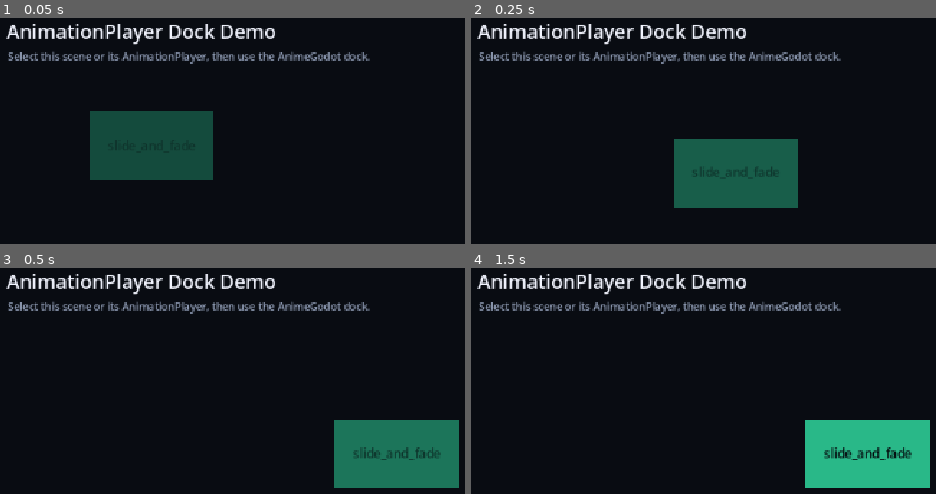
Above: before the commit, frames 1-4 (two rows, left to right).
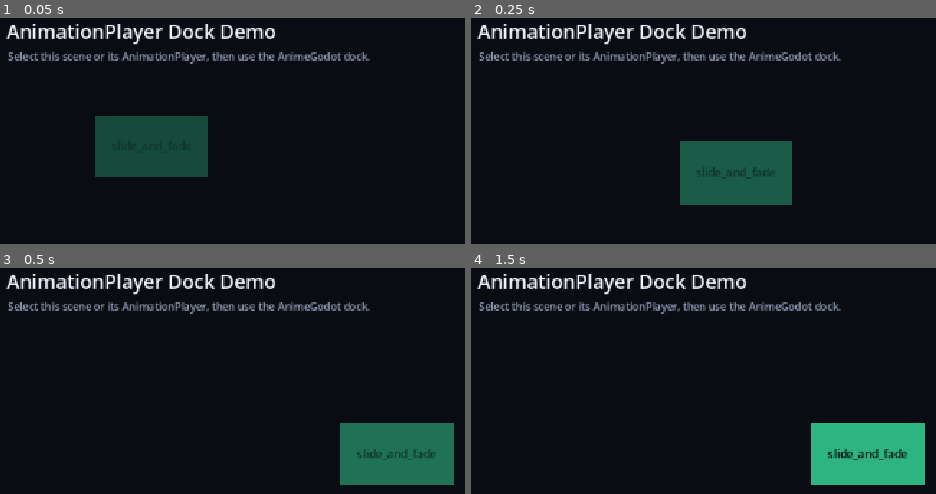
Above: after the commit, the same moments.

Repository: HanifNaOH/animegodot
Game: Godot game, scene res://examples/dock_demo/animation_dock_demo.tscn
Same seed, same stepped clock (60 frames per second), same inputs: the game is played once before the commit and once after it. This scene is started directly instead of the project's main scene.
Inputs (mouse positions are in pixels of both pictures, inside the frame that each line leads up to):
- Up to frame 1 (0.05 s): no input
- Up to frame 2 (0.25 s): no input
- Up to frame 3 (0.5 s): no input
- Up to frame 4 (1.5 s): tap Enter at 0.5 s; move the mouse to (outside the picture) at 0.52 s; hold Shift 0.53-1.25 s; click (outside the picture) at 0.67 s; drag from (684, 487) to (outside the picture) at 1.27 s

The runs differ from the first frame. In frame 1, 1.5% of the frame differs, in the area x 19-46%, y 41-72%; in frame 2, 1.4%; in frame 3, 1.6%; in frame 4, 1.9%, in the area x 71-99%, y 67-98%.

Commit message:
add better control for tracking tween progress

Diff:
--- /dev/null
+++ b/animegodot_bounce.tres
@@ -0,0 +1,28 @@
+[gd_resource type="Animation" format=3 uid="uid://b1pe2impy15uc"]
+
+[resource]
+resource_name = "bounce"
+tracks/0/type = "value"
+tracks/0/imported = false
+tracks/0/enabled = true
+tracks/0/path = NodePath("Target:position")
+tracks/0/interp = 1
+tracks/0/loop_wrap = true
+tracks/0/keys = {
+"times": PackedFloat32Array(0, 0.18, 0.38, 0.58, 0.78, 1),
+"transitions": PackedFloat32Array(1, 1, 1, 1, 1, 1),
+"update": 0,
+"values": [Vector2(320, 260), Vector2(320, 120), Vector2(320, 230), Vector2(320, 145), Vector2(320, 205), Vector2(320, 170)]
+}
+tracks/1/type = "value"
+tracks/1/imported = false
+tracks/1/enabled = true
+tracks/1/path = NodePath("Target:scale")
+tracks/1/interp = 1
+tracks/1/loop_wrap = true
+tracks/1/keys = {
+"times": PackedFloat32Array(0, 0.18, 0.38, 0.58, 0.78, 1),
+"transitions": PackedFloat32Array(1, 1, 1, 1, 1, 1),
+"update": 0,
+"values": [Vector2(0.9, 0.9), Vector2(1.05, 1.05), Vector2(0.96, 0.96), Vector2(1.02, 1.02), Vector2(0.98, 0.98), Vector2(1, 1)]
+}
--- a/examples/dock_demo/animation_dock_demo.tscn
+++ b/examples/dock_demo/animation_dock_demo.tscn
@@ -186,13 +186,13 @@
 
 [node name="Target" type="ColorRect" parent="." unique_id=770515233]
 unique_name_in_owner = true
-modulate = Color(0.4, 0.85, 0.73, 1)
+modulate = Color(0.44640002, 0.8284, 0.694, 1)
 layout_mode = 0
 offset_left = 320.0
-offset_top = 187.0
+offset_top = 260.0
 offset_right = 500.0019
-offset_bottom = 286.99878
-scale = Vector2(0.992, 0.992)
+offset_bottom = 359.9986
+scale = Vector2(0.9, 0.9)
 pivot_offset = Vector2(92, 52)
 color = Color(0.4, 0.85, 0.73, 1)
 
--- a/tests/test_anime_v2_public_api.gd
+++ b/tests/test_anime_v2_public_api.gd
@@ -194,6 +194,31 @@
 	_expect(player.get_animation_library(&"").has_animation(&"move"), "Typed AnimationPlayer installation should register the clip")
 
 
+func test_animation_player_export_preserves_linear_keyframe_points() -> void:
+	var root := Node2D.new()
+	var target := Node2D.new()
+	var player := AnimationPlayer.new()
+	target.name = "Target"
+	root.add_child(target)
+	root.add_child(player)
+	add_child_autoqfree(root)
+	var tween = ANIME_SCRIPT.to(target)
+	tween.options.duration = 0.4
+	tween.options.ease = AnimeEase.LINEAR
+	var track = NODE_2D_SCRIPT.position_to(Vector2(100.0, 0.0))
+	var points: Array[AnimeKeyframe] = [
+		AnimeKeyframe.new(0.25, Vector2(20.0, 0.0), AnimeEase.LINEAR),
+		AnimeKeyframe.new(0.75, Vector2(80.0, 0.0), AnimeEase.LINEAR),
+	]
+	track.set_keyframe_points(points)
+	tween.track(track)
+	var animation = ANIME_SCRIPT.animation_from_tween(player, tween)
+	_expect(animation.get_track_count() == 1, "Linear typed keyframe points should export to AnimationPlayer")
+	_expect(is_equal_approx(animation.track_get_key_time(0, 1), 0.1), "Export should preserve the first normalized keyframe time")
+	_expect(is_equal_approx(animation.track_get_key_time(0, 2), 0.3), "Export should preserve the second normalized keyframe time")
+	_expect(animation.track_get_key_value(0, 1) == Vector2(20.0, 0.0), "Export should preserve the first typed keyframe value")
+
+
 func test_animation_player_export_skips_callable_only_accessors() -> void:
 	var root := Node2D.new()
 	var target := Node2D.new()
--- a/tests/test_anime_v2_runtime.gd
+++ b/tests/test_anime_v2_runtime.gd
@@ -42,13 +42,17 @@
 func test_typed_tween_seek_pause_reverse_and_restart() -> void:
 	var target := Control.new()
 	add_child_autoqfree(target)
+	var callback_state := {"reverse_completed": false}
 	var tween = TWEEN_RUNTIME_SCRIPT.new(target)
 	tween.options.duration = 0.12
 	tween.options.ease = AnimeEase.LINEAR
-	tween.track(CONTROL_SCRIPT.position_to(Vector2(100.0, 0.0)))
-	tween.play()
+	tween.options.on_reverse_complete = func() -> void: callback_state["reverse_completed"] = true
+	tween.track(CONTROL_SCRIPT.position_to(Vector2(100.0, 0.0)))
+	tween.play()
+	_expect(tween.is_active(), "An unpaused playing tween should report active")
 	await wait_process_frames(1)
 	tween.pause()
+	_expect(not tween.is_active(), "A paused tween should not report active")
 	var paused_position: float = target.position.x
 	await wait_process_frames(2)
 	_expect(is_equal_approx(target.position.x, paused_position), "A paused typed tween should stop updating")
@@ -60,9 +64,40 @@
 	tween.reverse()
 	await tween.completed
 	_expect(is_zero_approx(target.position.x), "A reversed typed tween should return to its start")
+	_expect(callback_state["reverse_completed"], "Reverse completion should invoke its dedicated callback")
 	tween.restart()
 	await tween.completed
 	_expect(is_equal_approx(target.position.x, 100.0), "A restarted typed tween should replay")
+
+
+func test_tween_progress_queries_respect_per_track_repeats() -> void:
+	var target := Control.new()
+	add_child_autoqfree(target)
+	var tween = TWEEN_RUNTIME_SCRIPT.new(target)
+	tween.options.duration = 1.0
+	var track = CONTROL_SCRIPT.position_to(Vector2(100.0, 0.0))
+	track.options.duration = 0.5
+	track.options.delay = 0.1
+	track.options.repeat_count = 1
+	track.options.repeat_delay = 0.2
+	track.options.yoyo = AnimeTrackOptions.Toggle.ENABLED
+	tween.track(track)
+
+	_expect(is_equal_approx(tween.get_total_duration(), 1.3), "Tween total duration should include track delay and repeats")
+	tween.seek_progress(0.75)
+	_expect(tween.get_track_iteration(track) == 2, "Track iteration should be one-based and respect its repeat override")
+	_expect(is_equal_approx(tween.get_track_progress(track), 0.65), "Track progress should account for the active yoyo iteration")
+	_expect(is_equal_approx(tween.get_progress(), 0.75), "Normalized seeking should preserve total tween progress")
+
+
+func test_total_duration_refreshes_after_options_change() -> void:
+	var target := Control.new()
+	add_child_autoqfree(target)
+	var tween = TWEEN_RUNTIME_SCRIPT.new(target)
+	tween.track(CONTROL_SCRIPT.position_to(Vector2(50.0, 0.0)))
+	tween.options.duration = 0.4
+	tween.options.delay = 0.1
+	_expect(is_equal_approx(tween.get_total_duration(), 0.5), "Total duration should reflect options changed after track attachment")
 
 
 func test_typed_timeline_sequences_by_label_and_invokes_callbacks() -> void:
@@ -110,6 +145,168 @@
 	_expect(is_equal_approx(target.position.x, 50.0), "Typed timeline seek should sample child tracks")
 
 
+func test_timeline_total_progress_seeks_repeat_and_yoyo_cycles() -> void:
+	var scene_owner := Node2D.new()
+	var target := Control.new()
+	scene_owner.add_child(target)
+	add_child_autoqfree(scene_owner)
+	var tween = TWEEN_RUNTIME_SCRIPT.new(target)
+	tween.options.duration = 0.2
+	tween.options.ease = AnimeEase.LINEAR
+	tween.track(CONTROL_SCRIPT.position_to(Vector2(100.0, 0.0)))
+	var timeline = TIMELINE_RUNTIME_SCRIPT.new(scene_owner)
+	timeline.options.delay = 0.1
+	timeline.options.repeat_count = 2
+	timeline.options.repeat_delay = 0.1
+	timeline.options.yoyo = true
+	timeline.add(tween)
+
+	_expect(is_equal_approx(timeline.get_total_duration(), 0.9), "Timeline total duration should include delay and repeat gaps")
+	timeline.seek_progress(0.5)
+	_expect(timeline.get_iteration() == 2, "Timeline iteration should be one-based")
+	_expect(is_equal_approx(timeline.get_total_position(), 0.45), "Timeline total position should follow normalized seeking")
+	_expect(is_equal_approx(timeline.get_total_progress(), 0.5), "Timeline total progress should include repeat cycles")
+	_expect(is_equal_approx(target.position.x, 75.0), "Seeking should sample the active yoyo cycle")
+
+
+func test_repeat_callbacks_report_track_and_timeline_iterations() -> void:
+	var target := Control.new()
+	add_child_autoqfree(target)
+	var track_repeats: Array[int] = []
+	var tween = TWEEN_RUNTIME_SCRIPT.new(target)
+	tween.options.duration = 0.02
+	tween.options.ease = AnimeEase.LINEAR
+	tween.options.repeat_count = 1
+	tween.options.on_track_repeat = func(_track: AnimeTrack, iteration: int) -> void: track_repeats.append(iteration)
+	tween.track(CONTROL_SCRIPT.position_to(Vector2(20.0, 0.0)))
+	tween.play()
+	await tween.completed
+	_expect(track_repeats == [2], "Track repeat callbacks should report one-based iteration numbers")
+
+	var timeline_repeats: Array[int] = []
+	var child = TWEEN_RUNTIME_SCRIPT.new(target)
+	child.options.duration = 0.02
+	child.track(CONTROL_SCRIPT.position_to(Vector2(30.0, 0.0)))
+	var timeline = TIMELINE_RUNTIME_SCRIPT.new()
+	timeline.options.repeat_count = 1
+	timeline.options.on_repeat = func(iteration: int) -> void: timeline_repeats.append(iteration)
+	timeline.add(child)
+	timeline.play()
+	await timeline.completed
+	_expect(timeline_repeats == [2], "Timeline repeat callbacks should report one-based iteration numbers")
+
+
+func test_invalidate_recaptures_start_and_revert_restores_original_value() -> void:
+	var target := Control.new()
+	add_child_autoqfree(target)
+	var tween = TWEEN_RUNTIME_SCRIPT.new(target)
+	tween.options.duration = 0.04
+	tween.options.ease = AnimeEase.LINEAR
+	tween.track(CONTROL_SCRIPT.position_to(Vector2(100.0, 0.0)))
+	tween.play()
+	await tween.completed
+
+	target.position = Vector2(200.0, 0.0)
+	tween.invalidate()
+	tween.play()
+	tween.seek_progress(0.5)
+	_expect(is_equal_approx(target.position.x, 150.0), "Invalidation should capture the target's current start value on replay")
+	tween.revert()
+	_expect(target.position == Vector2.ZERO, "Revert should restore the value captured before the first play")
+	_expect(tween.is_finished(), "A reverted tween should report finished")
+
+
+func test_from_to_revert_uses_target_value_not_explicit_start() -> void:
+	var target := Control.new()
+	add_child_autoqfree(target)
+	target.position = Vector2(15.0, 25.0)
+	var tween = TWEEN_RUNTIME_SCRIPT.new(target, TWEEN_RUNTIME_SCRIPT.Mode.FROM_TO)
+	tween.options.duration = 0.02
+	var track = CONTROL_SCRIPT.position_to(Vector2(80.0, 90.0))
+	track.set_start_value(Vector2.ZERO)
+	tween.track(track)
+	tween.play()
+	await tween.completed
+	tween.revert()
+	_expect(target.position == Vector2(15.0, 25.0), "Revert should restore the pre-animation target value")
+
+
+func test_from_and_set_revert_restore_original_target_value() -> void:
+	var target := Control.new()
+	add_child_autoqfree(target)
+	target.position = Vector2(15.0, 25.0)
+	var from_tween = TWEEN_RUNTIME_SCRIPT.new(target, TWEEN_RUNTIME_SCRIPT.Mode.FROM)
+	from_tween.options.duration = 0.02
+	from_tween.track(CONTROL_SCRIPT.position_to(Vector2.ZERO))
+	from_tween.play()
+	await from_tween.completed
+	from_tween.revert()
+	_expect(target.position == Vector2(15.0, 25.0), "FROM revert should restore the original target value")
+
+	var set_tween = TWEEN_RUNTIME_SCRIPT.new(target, TWEEN_RUNTIME_SCRIPT.Mode.SET)
+	set_tween.track(CONTROL_SCRIPT.position_to(Vector2(80.0, 90.0)))
+	set_tween.play()
+	_expect(target.position == Vector2(80.0, 90.0), "SET should apply before it can be reverted")
+	set_tween.revert()
+	_expect(target.position == Vector2(15.0, 25.0), "SET revert should restore the original target value")
+
+
+func test_revert_safely_skips_freed_targets() -> void:
+	var target := Control.new()
+	add_child_autoqfree(target)
+	var tween = TWEEN_RUNTIME_SCRIPT.new(target)
+	tween.options.duration = 1.0
+	tween.track(CONTROL_SCRIPT.position_to(Vector2(100.0, 0.0)))
+	tween.play()
+	target.free()
+	tween.revert()
+	_expect(tween.is_finished(), "Revert should finish safely when the target has been freed")
+
+
+func test_timeline_revert_restores_child_tweens() -> void:
+	var scene_owner := Node2D.new()
+	var target := Control.new()
+	target.position = Vector2(5.0, 10.0)
+	scene_owner.add_child(target)
+	add_child_autoqfree(scene_owner)
+	var tween = TWEEN_RUNTIME_SCRIPT.new(target)
+	tween.options.duration = 0.02
+	tween.options.ease = AnimeEase.LINEAR
+	tween.track(CONTROL_SCRIPT.position_to(Vector2(100.0, 200.0)))
+	var timeline = TIMELINE_RUNTIME_SCRIPT.new(scene_owner)
+	timeline.add(tween)
+	timeline.play()
+	await timeline.completed
+	target.position = Vector2(300.0, 400.0)
+	timeline.invalidate()
+	timeline.seek(0.01)
+	_expect(
+		target.position == Vector2(200.0, 300.0),
+		"Timeline invalidation should recapture child starting values"
+	)
+	timeline.revert()
+	_expect(target.position == Vector2(5.0, 10.0), "Timeline revert should restore the original child target value")
+
+
+func test_typed_keyframe_points_sample_nonuniform_segments() -> void:
+	var target := Control.new()
+	add_child_autoqfree(target)
+	var tween = TWEEN_RUNTIME_SCRIPT.new(target)
+	tween.options.duration = 0.4
+	tween.options.ease = AnimeEase.LINEAR
+	var track = CONTROL_SCRIPT.position_to(Vector2(100.0, 0.0))
+	var points: Array[AnimeKeyframe] = [
+		AnimeKeyframe.new(0.25, Vector2(20.0, 0.0), AnimeEase.LINEAR),
+		AnimeKeyframe.new(0.75, Vector2(80.0, 0.0), AnimeEase.LINEAR),
+	]
+	_expect(track.set_keyframe_points(points), "Typed keyframe points should accept ordered normalized positions")
+	tween.track(track)
+	tween.seek(0.2)
+	_expect(is_equal_approx(target.position.x, 50.0), "Keyframe points should interpolate across nonuniform segments")
+	tween.seek(0.35)
+	_expect(is_equal_approx(target.position.x, 90.0), "The final keyframe segment should reach the track endpoint")
+
+
 func test_typed_overwrite_cancels_only_matching_property_identity() -> void:
 	var target := Control.new()
 	add_child_autoqfree(target)
Not shown, changed: addons/animegodot/runtime/anime_animation_exporter.gd
Not shown, added: addons/animegodot/runtime/anime_keyframe.gd
Not shown, added: addons/animegodot/runtime/anime_keyframe.gd.uid
Not shown, changed: addons/animegodot/runtime/anime_options.gd
Not shown, changed: addons/animegodot/runtime/anime_registry_runtime.gd
Not shown, changed: addons/animegodot/runtime/anime_timeline_runtime.gd
Not shown, changed: addons/animegodot/runtime/anime_track.gd
Not shown, changed: addons/animegodot/runtime/anime_tween_runtime.gd
Not shown, changed: CHANGELOG.md
Not shown, changed: docs/api_v2.md
Not shown, added: docs/plan2_1.md
